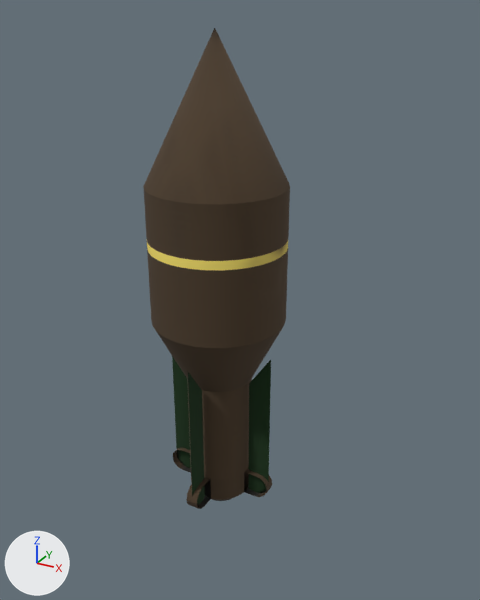
The FBX model Assets/Rocket.fbx, before and after one commit.
Before and after are seen from a 50 mm lens placed at (4.62, -7.74, 3.22), pointed at (0.3, 0.11, -0.71). The lights are fixed; the arrows at lower left show +X, +Y and +Z.

Names of what the first picture shows: 'Body', 'Fin3', 'Fin3.001', 'Fin3.003'.
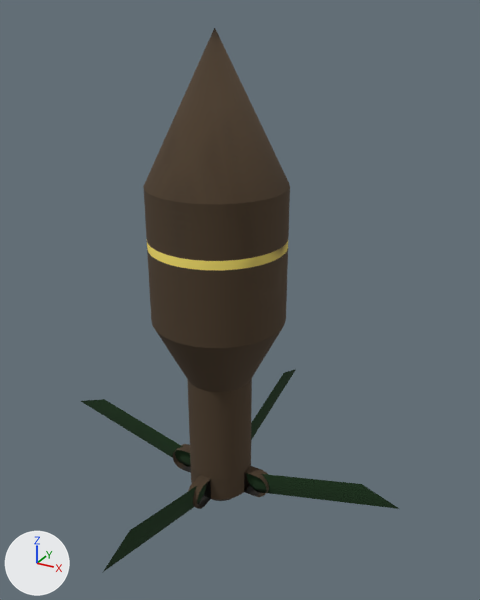
Pixel boxes (x1, y1, x2, y2) of what changed, in the pictures (480 x 600 px):
'Fin3.001', turned: before (249, 360, 271, 493); after (247, 473, 399, 509)
'Fin3', turned: before (188, 372, 205, 505); after (102, 484, 206, 573)
'Fin3.003', turned: before (172, 356, 191, 468); after (81, 399, 191, 467)
'Fin3.002', turned (not visible before): after (251, 369, 296, 440)

The change, as a diff of the scene's bpy script:
```diff
--- a/Assets/Rocket.fbx.py
+++ b/Assets/Rocket.fbx.py
@@ ob_fin3 @@
 ob_fin3.location = (0.0, -0.7, -3.8)
-ob_fin3.rotation_euler = (0.0, 0.0, -3.142)  # degrees (0, 0, -180)
+ob_fin3.rotation_euler = (-1.309, 0.0, -3.142)  # degrees (-75, 0, -180)
 ob_fin3.scale = (0.05, 0.18, 1.0)
@@ ob_fin3_001 @@
 ob_fin3_001.location = (0.7, 0.0, -3.8)
-ob_fin3_001.rotation_euler = (0.0, 0.0, -1.571)  # degrees (0, 0, -90)
+ob_fin3_001.rotation_euler = (-1.309, 0.0, -1.571)  # degrees (-75, 0, -90)
 ob_fin3_001.scale = (0.05, 0.18, 1.0)
@@ ob_fin3_003 @@
 ob_fin3_003.location = (-0.7, 0.0, -3.8)
-ob_fin3_003.rotation_euler = (0.0, 0.0, 1.571)  # degrees (0, 0, 90)
+ob_fin3_003.rotation_euler = (-1.309, 0.0, 1.571)  # degrees (-75, 0, 90)
 ob_fin3_003.scale = (0.05, 0.18, 1.0)
@@ ob_fin3_002 @@
 ob_fin3_002.location = (0.0, 0.7, -3.8)
+ob_fin3_002.rotation_euler = (-1.309, 0.0, 0.0)  # degrees (-75, 0, 0)
 ob_fin3_002.scale = (0.05, 0.18, 1.0)
```
